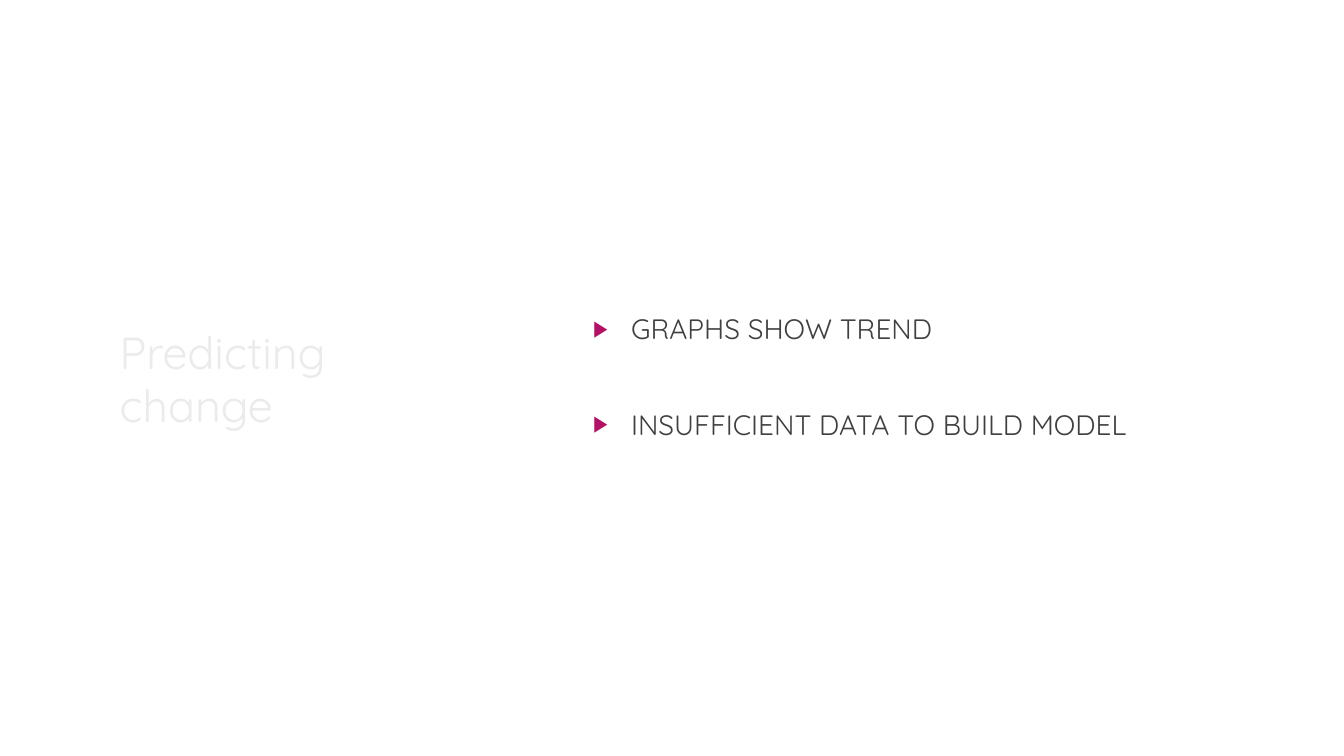
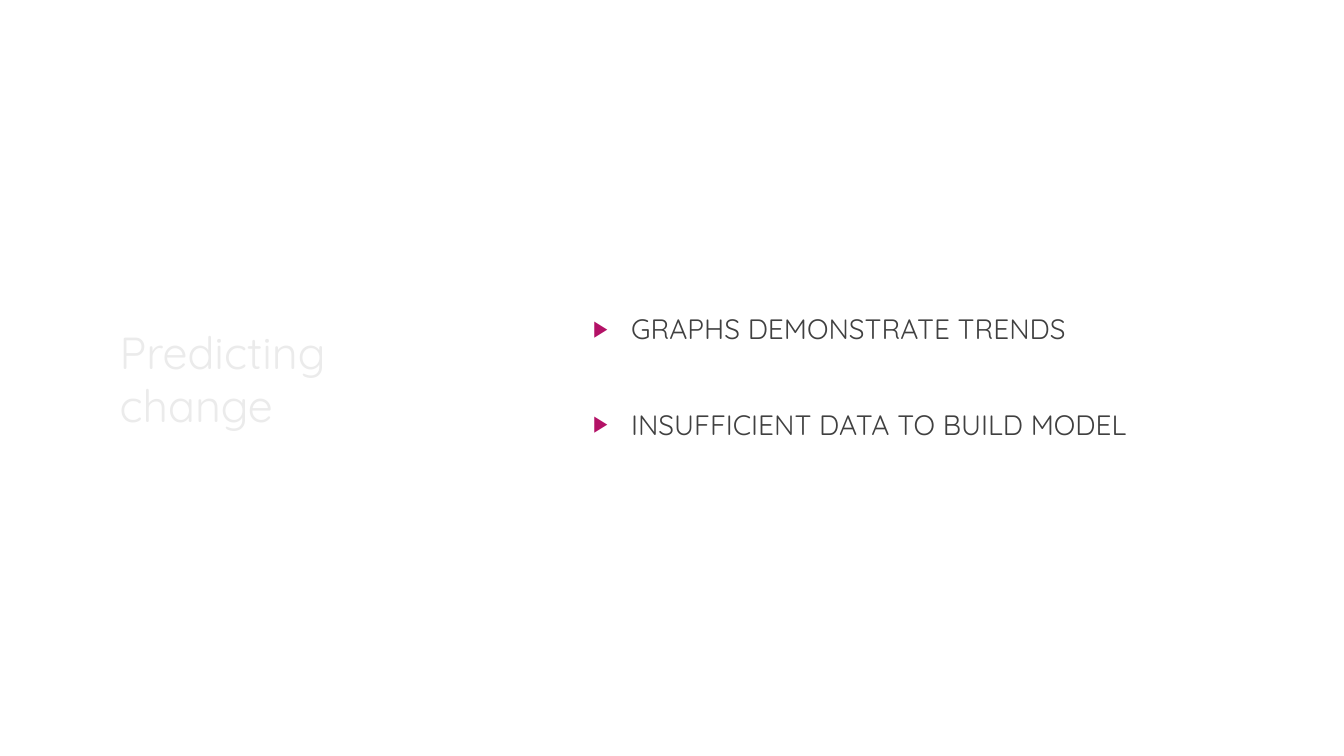
Before and after one commit to louiseshambrook/visit_scotland_final_project, a slide deck: slide 15 of presentation/visit_scotland_presentation.pptx. Drawn at 1344x756 pixels with LibreOffice and Linux fonts; fonts in the diff are those of the drawing; background and template pictures are left out. Boxes give left, top, right and bottom in pixels: in the first picture for what was removed or moved away, otherwise in the second. Text is boxed around its words. In the diff, an @@ line names an element or a change of style, - is before the commit and + after.

```diff
--- a/presentation/visit_scotland_presentation.pptx
+++ b/presentation/visit_scotland_presentation.pptx
@@ subtitle at (631,319,1066,340): text changed @@
-▶ GRAPHS SHOW TREND
+▶ GRAPHS DEMONSTRATE TRENDS
```
Also in this commit, not shown: 5 other slides changed, 1 slide added, 1 slide removed, 2 other files.
